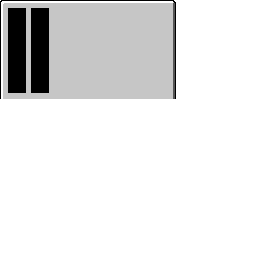
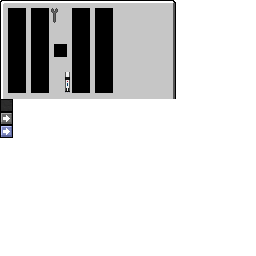
Layers edited between the first and the second 256x256 image:
added layer "button" above "fluid tank 3" over [54, 44, 67, 57]
added layer "fluid tank 3" above "fluid tank 4" over [72, 8, 90, 93]
added layer "fluid tank 4" above "base" over [95, 8, 113, 93]
painted on "base" over [0, 8, 70, 138]
